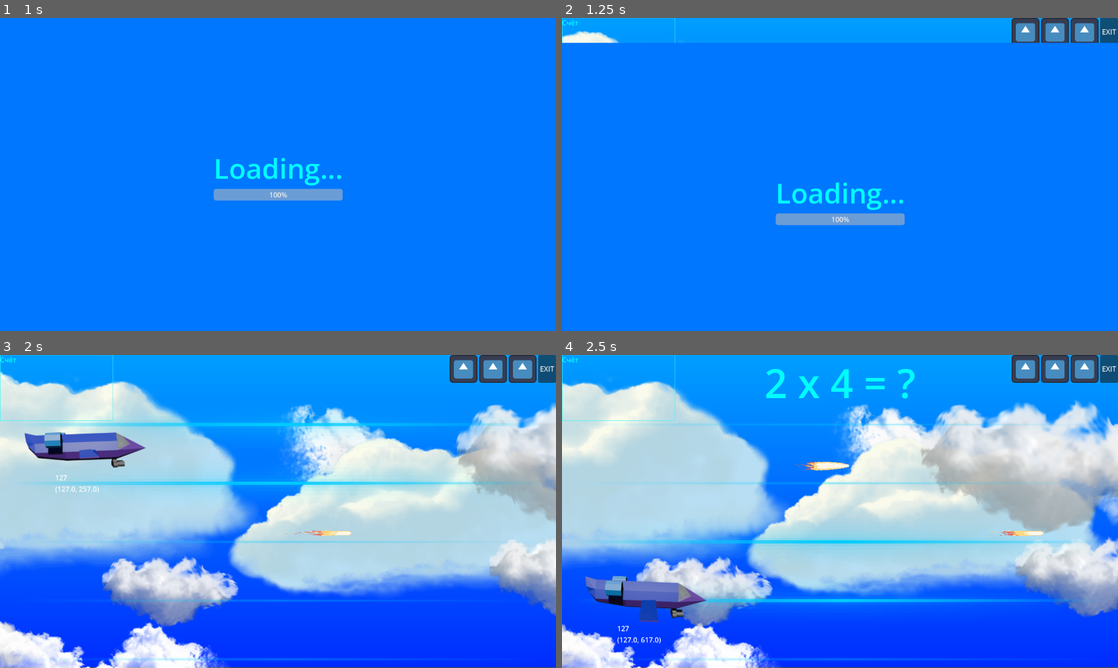
Above: before the commit, frames 1-4 (two rows, left to right).
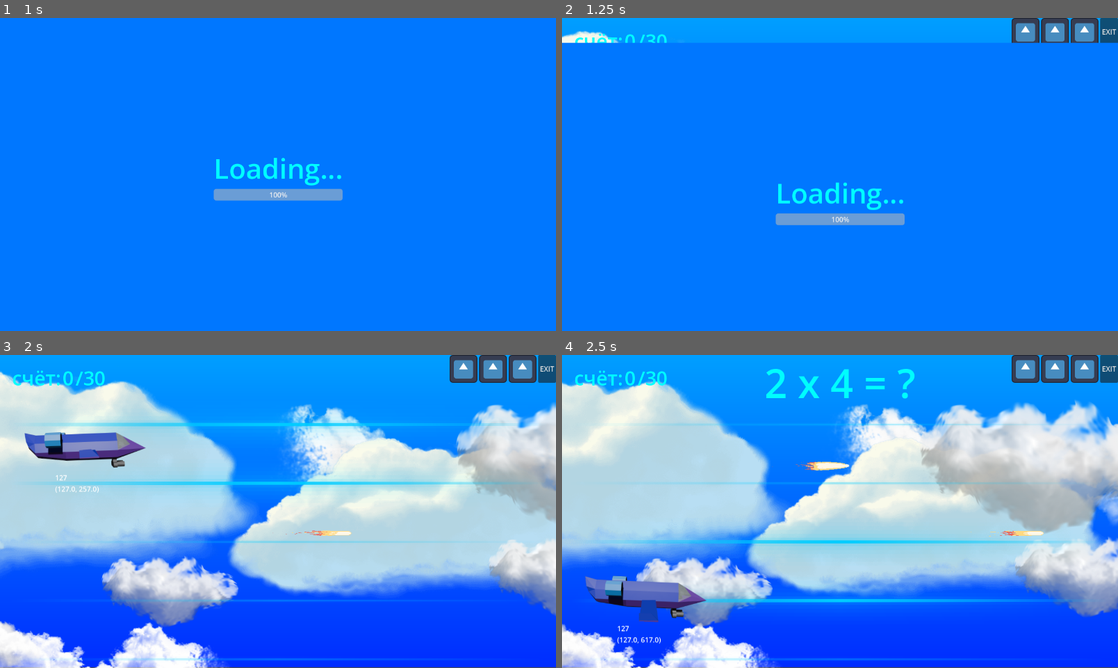
Above: after the commit, the same moments.

Repository: GGamezebo/quizmatik
Game: Godot game, scene res://main.tscn
The game is run twice, just before and just after one commit, with the same random seed, the same clock (stepped at 60 frames per second) and the same inputs. The engine's default icon, where the game draws it, is replaced by a stand-in: a white triangle on a blue panel in a dark square.
Inputs:
- Up to frame 1 (1 s): click "Старт" at 0.5 s
- Up to frame 2 (1.25 s): no input
- Up to frame 3 (2 s): hold Up (ui_up) from 1.28 s (still down); tap Space (shoot) at 1.35 s
- Up to frame 4 (2.5 s): release Up (ui_up) at 2.03 s; hold Down (ui_down) from 2.03 s (still down); tap Space (shoot) at 2.1 s

Frame 1 is identical in both runs. In frame 2, 0.2% of the frame differs, in the area x 0-21%, y 0-8%; in frame 3, 0.4%; in frame 4, 0.4%, in the area x 0-21%, y 0-22%.

Commit message:
[UI] add stub score label

Diff:
--- a/src/contexts/game_context/game_context.tscn
+++ b/src/contexts/game_context/game_context.tscn
@@ -22,16 +22,8 @@
 [ext_resource type="Script" uid="uid://cwfxgx56jwul8" path="res://src/contexts/game_context/game_logic/line_selector.gd" id="15_h2w07"]
 [ext_resource type="Texture2D" uid="uid://c4rcn50qkxusi" path="res://assets/icon.svg" id="17_emdi4"]
 
-[sub_resource type="StyleBoxFlat" id="StyleBoxFlat_lquwl"]
-bg_color = Color(0.6, 0.6, 0.6, 0)
-border_width_left = 2
-border_width_top = 2
-border_width_right = 2
-border_width_bottom = 2
-border_color = Color(0, 1.608, 1.569, 1)
-border_blend = true
-
 [sub_resource type="LabelSettings" id="LabelSettings_0xm2m"]
+font_size = 45
 font_color = Color(0, 18.892157, 18.892157, 1)
 
 [sub_resource type="LabelSettings" id="LabelSettings_dg77c"]
@@ -96,21 +88,34 @@
 [node name="Background" parent="HUD" unique_id=1217069396 instance=ExtResource("2_lu6cl")]
 position = Vector2(0, -2)
 
-[node name="Score" type="Panel" parent="HUD" unique_id=1944420270]
-offset_top = -1.0
-offset_right = 261.0
-offset_bottom = 152.0
-theme_override_styles/panel = SubResource("StyleBoxFlat_lquwl")
+[node name="LeftPanel" type="HBoxContainer" parent="HUD" unique_id=63369239]
+offset_right = 272.0
+offset_bottom = 105.0
+alignment = 1
 
-[node name="Label" type="Label" parent="HUD/Score" unique_id=345963575]
-layout_mode = 1
-anchors_preset = 15
-anchor_right = 1.0
-anchor_bottom = 1.0
-grow_horizontal = 2
-grow_vertical = 2
-text = "Счёт"
+[node name="Name" type="Label" parent="HUD/LeftPanel" unique_id=345963575]
+layout_mode = 2
+size_flags_horizontal = 4
+text = "счёт:"
 label_settings = SubResource("LabelSettings_0xm2m")
+horizontal_alignment = 1
+vertical_alignment = 1
+
+[node name="Score" type="Label" parent="HUD/LeftPanel" unique_id=1130806769]
+layout_mode = 2
+size_flags_horizontal = 4
+text = "0"
+label_settings = SubResource("LabelSettings_0xm2m")
+horizontal_alignment = 1
+vertical_alignment = 1
+
+[node name="MaxScore" type="Label" parent="HUD/LeftPanel" unique_id=1314264146]
+layout_mode = 2
+size_flags_horizontal = 4
+text = "/30"
+label_settings = SubResource("LabelSettings_0xm2m")
+horizontal_alignment = 1
+vertical_alignment = 1
 
 [node name="Lines" type="Node2D" parent="HUD" unique_id=693063014 node_paths=PackedStringArray("gameArea", "lineSelector")]
 script = ExtResource("13_2jcei")
@@ -129,7 +134,7 @@
 script = ExtResource("14_wlohk")
 metadata/_edit_use_anchors_ = true
 
-[node name="HBoxContainer" type="HBoxContainer" parent="HUD" unique_id=2075508658]
+[node name="RightPanel" type="HBoxContainer" parent="HUD" unique_id=2075508658]
 anchors_preset = 1
 anchor_left = 1.0
 anchor_right = 1.0
@@ -137,17 +142,17 @@
 offset_bottom = 40.0
 grow_horizontal = 0
 
-[node name="Health" type="HBoxContainer" parent="HUD/HBoxContainer" unique_id=2085066688 node_paths=PackedStringArray("gameStae")]
+[node name="Health" type="HBoxContainer" parent="HUD/RightPanel" unique_id=2085066688 node_paths=PackedStringArray("gameStae")]
 layout_mode = 2
 script = ExtResource("15_6ktr1")
 game_events = ExtResource("7_7ifmk")
 gameStae = NodePath("../../../GameManager/GameState")
 helthSprite = ExtResource("17_emdi4")
 
-[node name="Exit" type="Button" parent="HUD/HBoxContainer" unique_id=1598725368]
+[node name="Exit" type="Button" parent="HUD/RightPanel" unique_id=1598725368]
 layout_mode = 2
 text = "EXIT"
 
 [connection signal="evShoot" from="Player" to="Controllers/ShotManager" method="_on_player_ev_shoot"]
 [connection signal="ev_question_changed" from="GameManager/GameState" to="HUD/Question" method="_on_game_state_ev_question_changed"]
-[connection signal="button_down" from="HUD/HBoxContainer/Exit" to="HUD" method="_on_exit_button_down"]
+[connection signal="button_down" from="HUD/RightPanel/Exit" to="HUD" method="_on_exit_button_down"]
